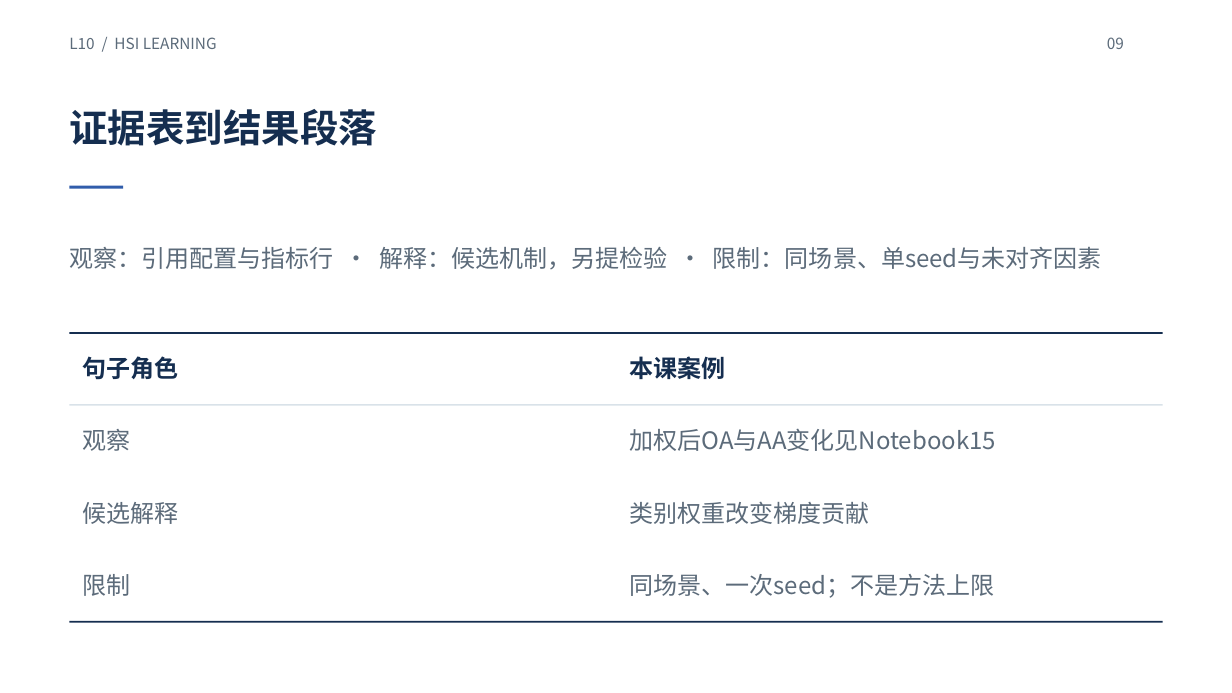
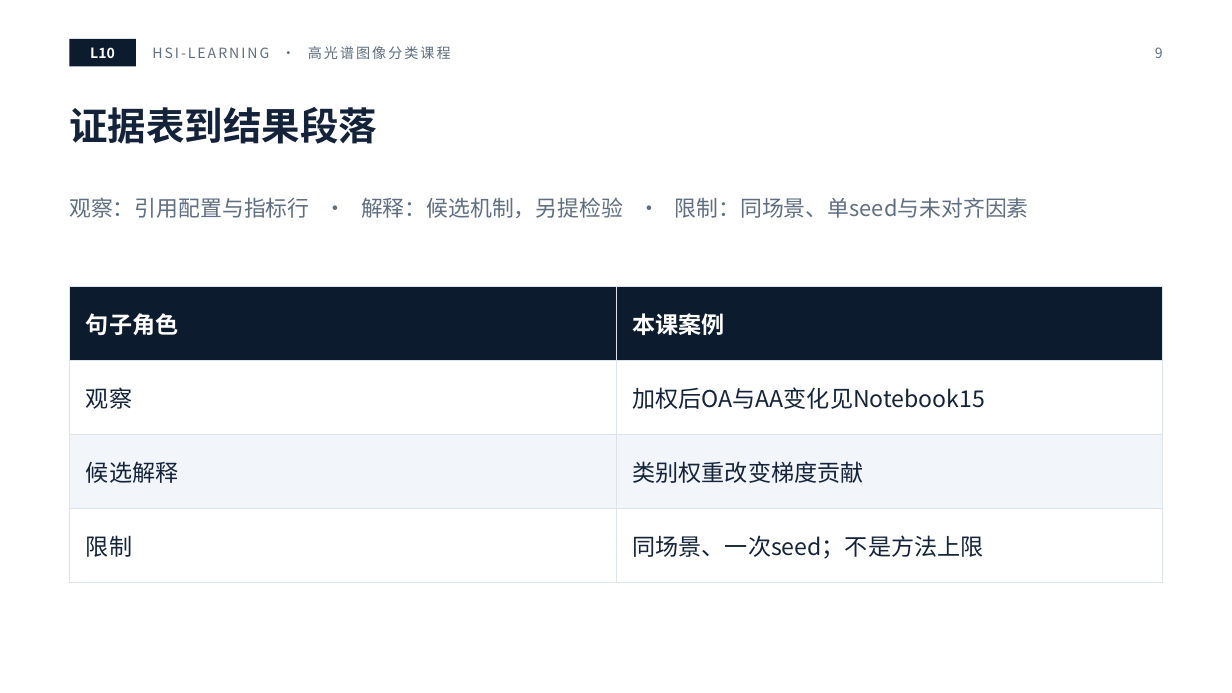
Before and after one commit to masskx/HSI-Learning, a slide deck: slide 9 of slides/decks/L10-research.pptx. Drawn at 1232x693 pixels with LibreOffice and Linux fonts; fonts in the diff are those of the drawing. Boxes give left, top, right and bottom in pixels: in the first picture for what was removed or moved away, otherwise in the second. Text is boxed around its words. In the diff, an @@ line names an element or a change of style, - is before the commit and + after.

```diff
--- a/slides/decks/L10-research.pptx
+++ b/slides/decks/L10-research.pptx
@@ text removed at (69,37,217,49) @@
-L10 / HSI LEARNING
@@ rectangle added at (69,39,136,67), fill #0D1B2E @@
@@ text added at (90,47,115,58), 11 pt, text #FFFFFF, bold @@
+L10
@@ text added at (152,46,451,59), 11 pt, text #5F6E80 @@
+HSI-LEARNING · 高光谱图像分类课程
@@ text removed at (1107,37,1124,49) @@
-09
@@ page number added at (1155,47,1163,58), 11 pt, text #5F6E80 @@
+9
@@ title "证据表到结果段落" at (69,107,377,144): text colour #152E50 to #14233A @@
@@ text "观察：引用配置与指标行 · 解释：候选机制，另提检验 · 限制：同场景、单seed与未对齐因素": place and size @@
-text "观察：引用配置与指标行 · 解释：候选机制，另提检验 · 限制：同场景、单seed与未对齐因素" at (69,247,1102,269)
+text "观察：引用配置与指标行 · 解释：候选机制，另提检验 · 限制：同场景、单seed与未对齐因素" at (69,197,1029,218)
@@ text "观察：引用配置与指标行 · 解释：候选机制，另提检验 · 限制：同场景、单seed与未对齐因素" at (69,197,1029,218): size 18.8 to 17 pt, text colour #5C6B7A to #5F6E80; line spacing 1 to 1.2; vertical alignment middle to top @@
@@ rectangle removed at (69,186,123,189) @@
@@ table added at (69,287,1164,563), 4 rows, 2 columns @@
+句子角色 | 本课案例
+观察 | 加权后OA与AA变化见Notebook15
+候选解释 | 类别权重改变梯度贡献
+限制 | 同场景、一次seed；不是方法上限
@@ rectangle removed at (69,332,1163,334) @@
@@ text removed at (83,356,179,380) @@
-句子角色
@@ text removed at (629,356,725,379) @@
-本课案例
@@ rectangle removed at (69,405,1163,407) @@
@@ text removed at (83,429,131,451) @@
-观察
@@ text removed at (629,429,996,451) @@
-加权后OA与AA变化见Notebook15
@@ text removed at (83,502,179,524) @@
-候选解释
@@ text removed at (629,502,869,524) @@
-类别权重改变梯度贡献
@@ text removed at (83,574,131,596) @@
-限制
@@ text removed at (629,574,994,598) @@
-同场景、一次seed；不是方法上限
@@ rectangle removed at (69,621,1163,623) @@
```
Also in this commit, not shown: 11 other slides changed, 20 other files.
